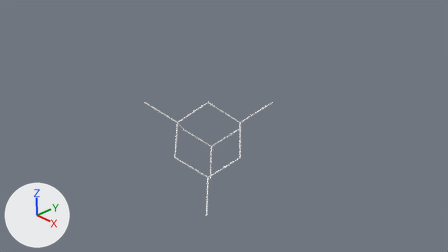
Before and after pictures for a commit that changed the Blender file Silicon.blend.
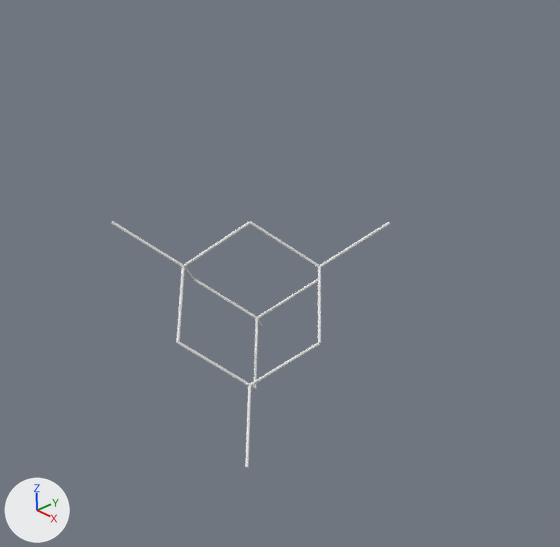
Each version appears first from the file's camera 'Camera', and next in a close-up on the part from 21% to 78% of the width and 0% to 100% of the height. The lights are fixed; the arrows at lower left show +X, +Y and +Z.
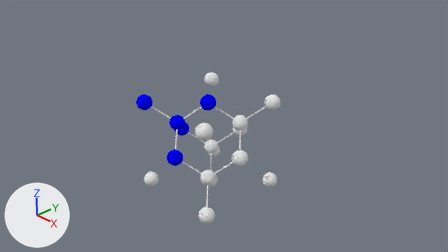
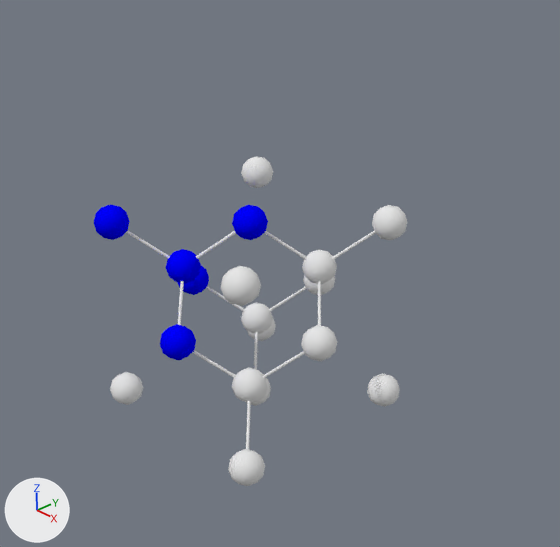
Location of each change, [x1, y1, x2, y2] in pixels of the close-ups (560 x 547 px):
'Icosphere.002', added
    after: [221, 266, 261, 306]
'Icosphere.003', added
    after: [228, 449, 265, 486]
'Icosphere.006', added
    after: [301, 325, 337, 361]
'Icosphere.015', added (blue)
    after: [160, 324, 196, 361]
'Icosphere.005', added (blue)
    after: [94, 204, 130, 240]
'Icosphere.014', added (blue)
    after: [232, 205, 268, 240]
'Icosphere', added
    after: [372, 205, 407, 240]
'Icosphere.018', added
    after: [232, 367, 267, 403]
'Icosphere.007', added (blue)
    after: [166, 249, 201, 284]
'Icosphere.016', added
    after: [302, 249, 337, 284]
'Icosphere.009', added
    after: [367, 373, 400, 407]
'Icosphere.004', added
    after: [110, 372, 143, 405]
'Icosphere.001', added
    after: [241, 156, 273, 188]
'Icosphere.012', added
    after: [241, 302, 273, 334]
'Icosphere.011', added (blue)
    after: [177, 266, 209, 295]
'Icosphere.013', added
    after: [303, 275, 335, 295]
'Icosphere.010', added
    after: [247, 319, 276, 341]
'Icosphere.008', added
    after: [246, 378, 271, 406]

The change, as a diff of the scene's bpy script:
```diff
--- a/Silicon.blend.py
+++ b/Silicon.blend.py
@@ ob_icosphere @@
+ob_icosphere = bpy.data.objects.new('Icosphere', me_icosphere)  # an icosphere of 80 faces spanning x -0.95..0.95, y -1.0..1.0, z -1.0..1.0; in mat_material_006 (white #e7e7e7)
+ob_icosphere.location = (1.0, 1.0, 1.0)
+ob_icosphere.scale = (0.183, 0.183, 0.183)
@@ ob_icosphere_001 @@
+ob_icosphere_001 = bpy.data.objects.new('Icosphere.001', me_icosphere.copy())
+ob_icosphere_001.location = (-1.0, 1.0, 1.0)
+ob_icosphere_001.scale = (0.183, 0.183, 0.183)
@@ ob_icosphere_002 @@
+ob_icosphere_002 = bpy.data.objects.new('Icosphere.002', me_icosphere.copy())
+ob_icosphere_002.location = (1.0, -1.0, 1.0)
+ob_icosphere_002.scale = (0.183, 0.183, 0.183)
@@ ob_icosphere_003 @@
+ob_icosphere_003 = bpy.data.objects.new('Icosphere.003', me_icosphere.copy())
+ob_icosphere_003.location = (1.0, -1.0, -1.0)
+ob_icosphere_003.scale = (0.183, 0.183, 0.183)
@@ ob_icosphere_004 @@
+ob_icosphere_004 = bpy.data.objects.new('Icosphere.004', me_icosphere.copy())
+ob_icosphere_004.location = (-1.0, -1.0, -1.0)
+ob_icosphere_004.scale = (0.183, 0.183, 0.183)
@@ ob_icosphere_005 @@
+ob_icosphere_005 = bpy.data.objects.new('Icosphere.005', me_icosphere_005)  # an icosphere of 80 faces spanning x -0.95..0.95, y -1.0..1.0, z -1.0..1.0; in mat_primitive_cell (blue #0000ff)
+ob_icosphere_005.location = (-1.0, -1.0, 1.0)
+ob_icosphere_005.scale = (0.183, 0.183, 0.183)
@@ ob_icosphere_006 @@
+ob_icosphere_006 = bpy.data.objects.new('Icosphere.006', me_icosphere.copy())
+ob_icosphere_006.location = (1.0, 0.0, 0.0)
+ob_icosphere_006.scale = (0.183, 0.183, 0.183)
@@ ob_icosphere_008 @@
+ob_icosphere_008 = bpy.data.objects.new('Icosphere.008', me_icosphere.copy())
+ob_icosphere_008.location = (0.0, 0.0, -1.0)
+ob_icosphere_008.scale = (0.183, 0.183, 0.183)
@@ ob_icosphere_009 @@
+ob_icosphere_009 = bpy.data.objects.new('Icosphere.009', me_icosphere.copy())
+ob_icosphere_009.location = (1.0, 1.0, -1.0)
+ob_icosphere_009.scale = (0.183, 0.183, 0.183)
@@ ob_icosphere_010 @@
+ob_icosphere_010 = bpy.data.objects.new('Icosphere.010', me_icosphere.copy())
+ob_icosphere_010.location = (-1.0, 1.0, -1.0)
+ob_icosphere_010.scale = (0.183, 0.183, 0.183)
@@ ob_icosphere_011 @@
+ob_icosphere_011 = bpy.data.objects.new('Icosphere.011', me_icosphere_011)  # an icosphere of 80 faces spanning x -0.95..0.95, y -1.0..1.0, z -1.0..1.0; in mat_primitive_cell (blue #0000ff)
+ob_icosphere_011.location = (-1.0, 0.0, 0.0)
+ob_icosphere_011.scale = (0.183, 0.183, 0.183)
@@ ob_icosphere_012 @@
+ob_icosphere_012 = bpy.data.objects.new('Icosphere.012', me_icosphere.copy())
+ob_icosphere_012.location = (-0.5, 0.5, -0.5)
+ob_icosphere_012.scale = (0.183, 0.183, 0.183)
@@ ob_icosphere_013 @@
+ob_icosphere_013 = bpy.data.objects.new('Icosphere.013', me_icosphere.copy())
+ob_icosphere_013.location = (0.0, 1.0, 0.0)
+ob_icosphere_013.scale = (0.183, 0.183, 0.183)
@@ ob_icosphere_014 @@
+ob_icosphere_014 = bpy.data.objects.new('Icosphere.014', me_icosphere_014)  # an icosphere of 80 faces spanning x -0.95..0.95, y -1.0..1.0, z -1.0..1.0; in mat_primitive_cell (blue #0000ff)
+ob_icosphere_014.location = (0.0, 0.0, 1.0)
+ob_icosphere_014.scale = (0.183, 0.183, 0.183)
@@ ob_icosphere_015 @@
+ob_icosphere_015 = bpy.data.objects.new('Icosphere.015', me_icosphere_015)  # an icosphere of 80 faces spanning x -0.95..0.95, y -1.0..1.0, z -1.0..1.0; in mat_primitive_cell (blue #0000ff)
+ob_icosphere_015.location = (0.0, -1.0, 0.0)
+ob_icosphere_015.scale = (0.183, 0.183, 0.183)
@@ ob_icosphere_018 @@
+ob_icosphere_018 = bpy.data.objects.new('Icosphere.018', me_icosphere.copy())
+ob_icosphere_018.location = (0.5, -0.5, -0.5)
+ob_icosphere_018.scale = (0.183, 0.183, 0.183)
@@ ob_icosphere_007 @@
+ob_icosphere_007 = bpy.data.objects.new('Icosphere.007', me_icosphere_019)  # an icosphere of 80 faces spanning x -0.95..0.95, y -1.0..1.0, z -1.0..1.0; in mat_primitive_cell (blue #0000ff)
+ob_icosphere_007.location = (-0.5, -0.5, 0.5)
+ob_icosphere_007.scale = (0.183, 0.183, 0.183)
@@ ob_icosphere_016 @@
+ob_icosphere_016 = bpy.data.objects.new('Icosphere.016', me_icosphere.copy())
+ob_icosphere_016.location = (0.5, 0.5, 0.5)
+ob_icosphere_016.scale = (0.183, 0.183, 0.183)
```
